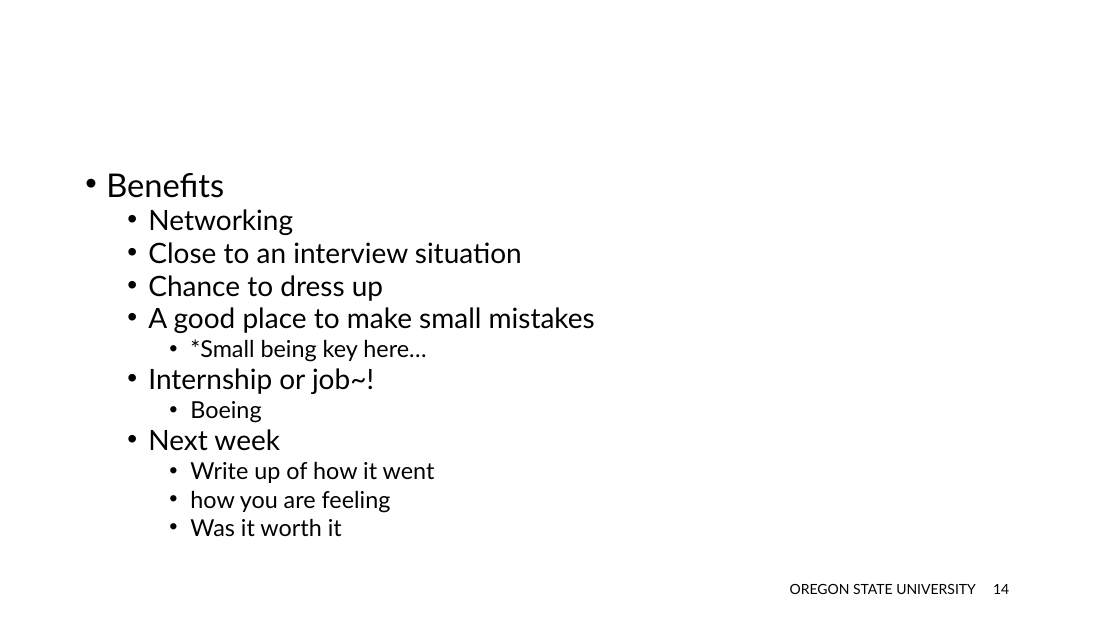
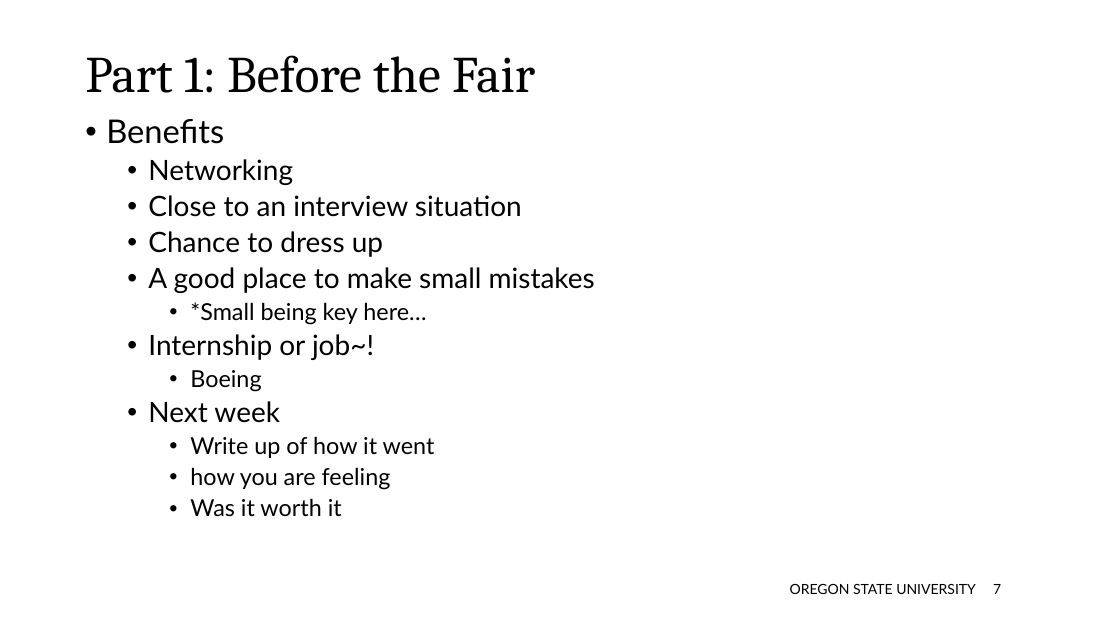
Before and after one commit to davicx/david, a slide deck: slide 8 of career/Career- 2022/OSU- COB Instructor/OSU- Career.pptx (slide 15 before the commit). Drawn at 1120x630 pixels with LibreOffice and Linux fonts; fonts in the diff are those of the drawing. Boxes give left, top, right and bottom in pixels: in the first picture for what was removed or moved away, otherwise in the second. Text is boxed around its words. In the diff, an @@ line names an element or a change of style, - is before the commit and + after.

```diff
--- a/career/Career- 2022/OSU- COB Instructor/OSU- Career.pptx
+++ b/career/Career- 2022/OSU- COB Instructor/OSU- Career.pptx
@@ title added at <box>85,55,535,93</box>, 44 pt, text #000000 @@
+Part 1: Before the Fair
@@ text "Benefits": place and size @@
-text "Benefits" at <box>106,173,595,537</box>
+text "Benefits" at <box>106,119,595,517</box>
@@ text "Benefits" at <box>106,119,595,517</box>: line spacing 0.8 to 0.9 @@
@@ page number at <box>993,584,1001,594</box>: text changed @@
-14
+7
```
Also in this commit, not shown: 2 other slides changed, 20 slides added, 2 slides removed, 2 other files.
